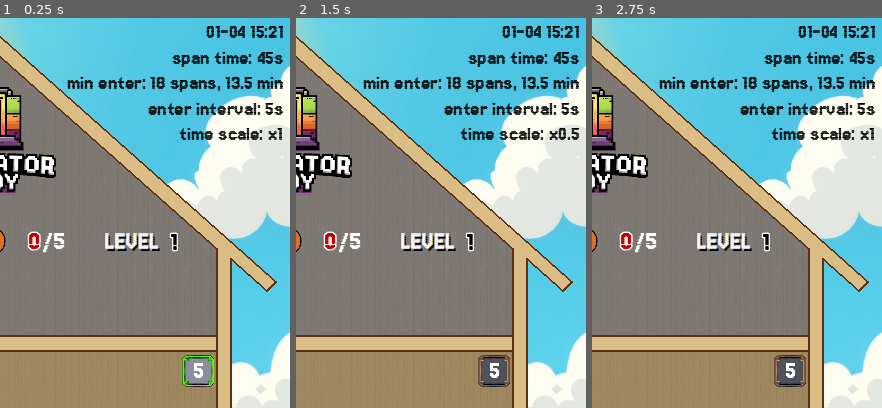
Above: before the commit, frames 1-3 (left to right).
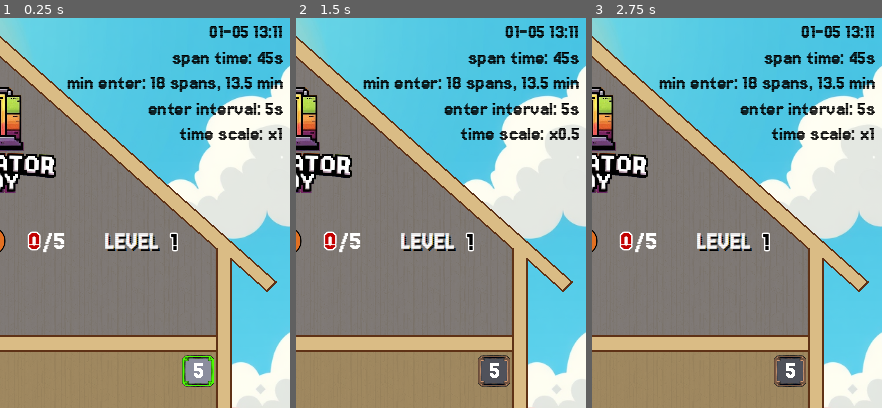
Above: after the commit, the same moments.

Repository: gilad905/elevator-boy
Game: Godot game, scene res://scenes/main.tscn
The game is run twice, just before and just after one commit, with the same random seed, the same clock (stepped at 60 frames per second) and the same inputs.
Inputs:
- Up to frame 1 (0.25 s): no input
- Up to frame 2 (1.5 s): tap Enter at 0.5 s; hold Up (elevator_move_up) 0.53-1.28 s; tap Space (door_toggle) at 0.6 s; hold Down (elevator_move_down) from 1.28 s (still down); tap A (time_scale_decrease) at 1.35 s
- Up to frame 3 (2.75 s): release Down (elevator_move_down) at 2.03 s; hold Up (elevator_move_up) from 2.03 s (still down); hold Q (time_scale_increase) from 2.03 s (still down)
The pictures show only the part of the screen within x 50-100%, y 0-50%; the shares and areas given below are measured in that part.

The runs differ from the first frame. In frame 1, 0.5% of the frame differs, in the area x 71-98%, y 2-6%; in frame 2, 0.5%; in frame 3, 0.5%.

Commit message:
/classes; started bomb

Diff:
--- a/project.godot
+++ b/project.godot
@@ -19,7 +19,6 @@
 
 Nodes="*res://scripts/globals/nodes.gd"
 Global="*res://scripts/globals/global.gd"
-Room="*res://scripts/class_room.gd"
 
 [display]
 
--- /dev/null
+++ b/scenes/bomb.tscn
@@ -0,0 +1,26 @@
+[gd_scene load_steps=5 format=3 uid="uid://si0khjik0hvk"]
+
+[ext_resource type="Texture2D" uid="uid://bo30jf7ixkavv" path="res://assets/bomb/bomb-frame-1.png" id="1_xgejo"]
+[ext_resource type="Texture2D" uid="uid://dovr1j3ec3pvk" path="res://assets/bomb/bomb-frame-2.png" id="2_jywqw"]
+[ext_resource type="Texture2D" uid="uid://drkvf5ak8kr0k" path="res://assets/bomb/bomb-frame-3.png" id="3_yhs7q"]
+
+[sub_resource type="SpriteFrames" id="SpriteFrames_xusqm"]
+animations = [{
+"frames": [{
+"duration": 1.0,
+"texture": ExtResource("1_xgejo")
+}, {
+"duration": 1.0,
+"texture": ExtResource("2_jywqw")
+}, {
+"duration": 1.0,
+"texture": ExtResource("3_yhs7q")
+}],
+"loop": true,
+"name": &"default",
+"speed": 5.0
+}]
+
+[node name="Bomb" type="AnimatedSprite2D"]
+sprite_frames = SubResource("SpriteFrames_xusqm")
+centered = false
--- a/scenes/main.tscn
+++ b/scenes/main.tscn
@@ -267,7 +267,7 @@
 
 [node name="Version" parent="Debug" instance=ExtResource("14_p4ui5")]
 layout_mode = 2
-text = "{version:01-04 15:21}"
+text = "{version:01-05 13:11}"
 
 [node name="General" parent="Debug" instance=ExtResource("14_p4ui5")]
 layout_mode = 2
--- /dev/null
+++ b/scripts/classes/class_npc.gd
@@ -0,0 +1,45 @@
+extends Node2D
+
+signal patience_ended(person: Node2D)
+
+const zero_angle: float = PI * -0.5
+const full_angle: float = PI * 1.5
+
+static var radius = Global.patience_radius
+static var circle_center = Vector2.ONE * radius
+
+var is_patience_ended: bool = false
+var patience_tween: Tween
+var movement_tween: Tween
+var current_angle: float = 0
+
+func _ready() -> void:
+	start_patience_tween()
+	# _debug_test_result(true)
+
+func _draw() -> void:
+	draw_circle(circle_center, radius, Color.WHITE, false, 2)
+	draw_arc(circle_center, radius, zero_angle, current_angle, 64, Color.RED, 2)
+
+func start_patience_tween() -> void:
+	patience_tween = create_tween()
+	patience_tween.tween_method(redraw_patience, zero_angle, full_angle, Global.patience_sec)
+	await patience_tween.finished
+	is_patience_ended = true
+	patience_ended.emit(self)
+
+func redraw_patience(angle: float) -> void:
+	current_angle = angle
+	queue_redraw()
+
+func move_to(_position):
+	var duration = position.distance_to(_position) / Global.npc_speed
+	movement_tween = create_tween()
+	movement_tween.tween_property(self, "position", _position, duration)
+	await movement_tween.finished
+
+func remove() -> void:
+	patience_tween.stop()
+
+func is_moving() -> bool:
+	return movement_tween and movement_tween.is_running()
--- a/scripts/class_room.gd
+++ b/scripts/classes/class_room.gd
@@ -27,7 +27,7 @@
 func remove_person(person: Node2D, is_happy: bool):
 	person.patience_ended.disconnect(_on_person_patience_ended)
 	# Global._print("starting remove %s" % person)
-	var removed = person.remove(is_happy)
+	var removed = person.remove_person(is_happy)
 	removed.connect(_remove_person_node.bind(person))
 	return removed
 
--- a/scripts/elevator.gd
+++ b/scripts/elevator.gd
@@ -1,4 +1,4 @@
-extends Room
+extends "res://scripts/classes/class_room.gd"
 
 const MOVING: int = -1
 var current_floor_num: int = MOVING
@@ -11,7 +11,7 @@
 	Nodes.floors.set_floor_pressed(current_floor_num)
 	inner_size.x = $Frame.points[0].x - $Frame.points[1].x - $Frame.width
 	inner_size.y = $Frame.points[3].y - $Frame.points[0].y - $Frame.width
-	persons_offset = Vector2.ONE * ($Frame.width / 2 - Global.person_radius)
+	persons_offset = Vector2.ONE * ($Frame.width / 2 - Global.patience_radius)
 
 func go_to_floor(floor_num: int) -> void:
 	if floor_num == current_floor_num:
--- a/scripts/floor.gd
+++ b/scripts/floor.gd
@@ -1,4 +1,4 @@
-extends Room
+extends "res://scripts/classes/class_room.gd"
 
 var door: Node2D
 var right_edge: int
@@ -12,8 +12,8 @@
 	$FloorNum.text = str(get_index() + 1)
 
 func get_person_position(i: int) -> Vector2:
-	var spacing: int = Global.person_spacing
-	var radius: int = Global.person_radius
+	var spacing: int = Global.npc_spacing
+	var radius: int = Global.patience_radius
 	var x = spacing + (spacing + radius * 2) * i
 	return Vector2(x, person_y)
 
@@ -37,7 +37,7 @@
 func get_right_edge() -> int:
 	var _right_edge = $TouchScreenButton.position.x
 	_right_edge += $TouchScreenButton.shape.size.x / 2
-	_right_edge -= Global.person_radius * 2
+	_right_edge -= Global.patience_radius * 2
 	return _right_edge
 
 func _on_person_patience_ended(person: Node2D) -> void:
--- a/scripts/globals/global.gd
+++ b/scripts/globals/global.gd
@@ -1,9 +1,9 @@
 extends Node
 
-@export var person_radius: int = 15
-@export var person_spacing: int = 7
-@export var person_move_speed: int = 200
-@export var person_patience_sec: int = 30
+@export var npc_spacing: int = 7
+@export var npc_speed: int = 200
+@export var patience_radius: int = 15
+@export var patience_sec: int = 30
 @export var person_result_sec: float = 1.0
 
 @export var angry_money_loss: int = 10
@@ -18,6 +18,8 @@
 @export var person_enter_max_sec: float = 5.0
 @export var person_enter_min_sec: float = 1.5
 @export var span_timer_decrease_sec: float = 0.2
+
+@export var bomb_one_in = 0
 
 @export var elevator_check_interval_sec: float = 0.5
 @export var speed_span_max_sec: float = 45.0
--- a/scripts/person.gd
+++ b/scripts/person.gd
@@ -1,64 +1,32 @@
-extends Node2D
-
-signal patience_ended(person: Node2D)
+extends "res://scripts/classes/class_npc.gd"
 
 const angry_result = preload("res://scenes/angry_result.tscn")
-const zero_angle: float = PI * -0.5
-const full_angle: float = PI * 1.5
-
-static var radius = Global.person_radius
-static var circle_center = Vector2.ONE * radius
 
 var dest: int = -1
-var is_patience_ended: bool = false
-var patience_tween: Tween
-var movement_tween: Tween
-var current_angle: float = 0
 var face_timers = []
-
-func _ready() -> void:
-	start_patience_tween()
-	# _debug_test_result(true)
-
-func _draw() -> void:
-	draw_circle(circle_center, radius, Color.WHITE, false, 2)
-	draw_arc(circle_center, radius, zero_angle, current_angle, 64, Color.RED, 2)
 
 func _to_string() -> String:
 	return "%s (%s)" % [get_instance_id(), dest]
 
+func init(_dest: int) -> void:
+	dest = _dest
+	$Dest.text = str(_dest)
+
 func start_patience_tween() -> void:
-	patience_tween = create_tween()
-	patience_tween.tween_method(redraw_patience, zero_angle, full_angle, Global.person_patience_sec)
+	super()
 	add_face_timer(50, "angry_1")
 	add_face_timer(75, "angry_2")
 	await patience_tween.finished
-	is_patience_ended = true
-	patience_ended.emit(self)
 	$Face.play("angry_3")
 
 func add_face_timer(percent: int, state: String) -> void:
-	var sec = Global.person_patience_sec * percent / 100.0
+	var sec = Global.patience_sec * percent / 100.0
 	var timer = get_tree().create_timer(sec, false)
 	timer.timeout.connect($Face.play.bind(state))
 	face_timers.append(timer)
 
-func redraw_patience(angle: float) -> void:
-	current_angle = angle
-	queue_redraw()
-
-func move_to(_position):
-	var duration = position.distance_to(_position) / Global.person_move_speed
-	movement_tween = create_tween()
-	movement_tween.tween_property(self, "position", _position, duration)
-	await movement_tween.finished
-
-func set_dest(_dest: int) -> void:
-	dest = _dest
-	$Dest.text = str(_dest)
-
-func remove(is_happy: bool) -> Signal:
-	patience_tween.stop()
+func remove_person(is_happy: bool) -> Signal:
+	remove()
 	for timer in face_timers:
 		var connections = timer.timeout.get_connections()
 		timer.timeout.disconnect(connections[0].callable)
@@ -78,9 +46,6 @@
 
 	return tween.finished
 
-func is_moving() -> bool:
-	return movement_tween and movement_tween.is_running()
-
 func _debug_test_result(is_happy: bool) -> void:
 	await get_tree().create_timer(1).timeout
-	remove(is_happy)
+	remove_person(is_happy)
--- a/scripts/persons.gd
+++ b/scripts/persons.gd
@@ -6,7 +6,9 @@
 	var floor_num = get_random_free_floor_num()
 	if not floor_num:
 		return
-	var dest = get_random_dest(floor_num)
+	var is_bomb = false
+	# var is_bomb = randi() % Global.bomb_one_in == 0
+	var dest = -1 if is_bomb else get_random_dest(floor_num)
 	var person = add_person_at_floor(floor_num, dest)
 	return person
 
@@ -18,7 +20,7 @@
 
 func create_person(dest: int) -> Node:
 	var person = person_scene.instantiate()
-	person.set_dest(dest)
+	person.init(dest)
 	return person
 
 func get_random_free_floor_num() -> int:
Binary file added: assets/bomb/bomb-frame-1.png
Not shown, added: assets/bomb/bomb-frame-1.png.import
Binary file added: assets/bomb/bomb-frame-2.png
Not shown, added: assets/bomb/bomb-frame-2.png.import
Binary file added: assets/bomb/bomb-frame-3.png
Not shown, added: assets/bomb/bomb-frame-3.png.import
